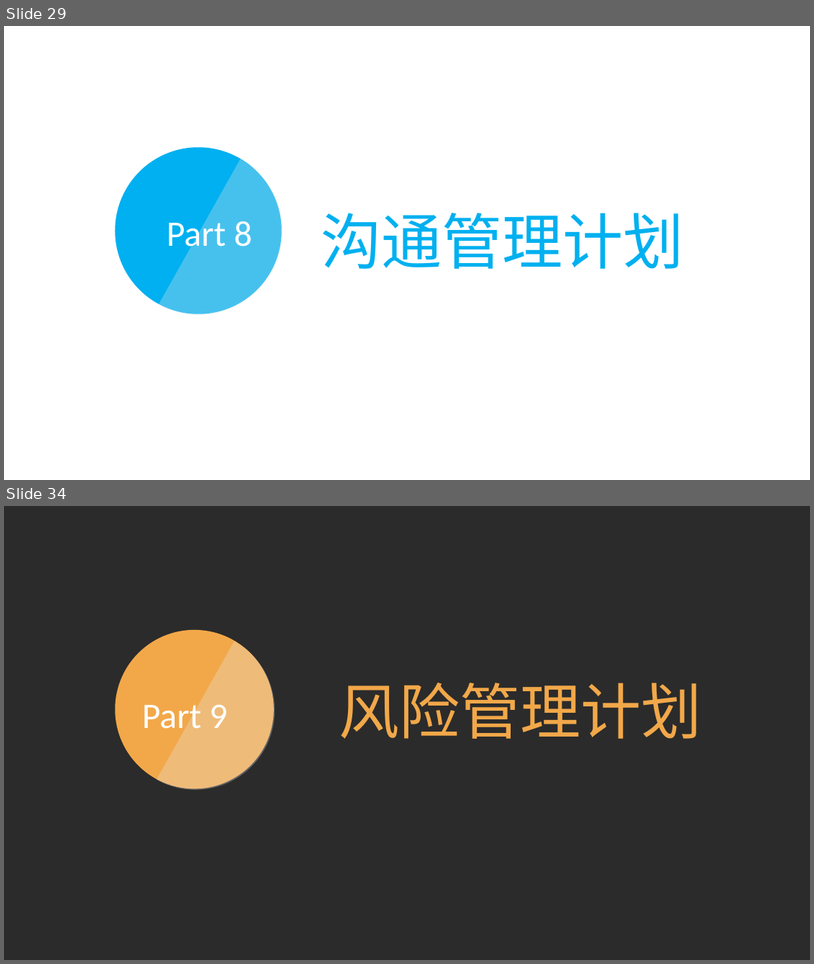
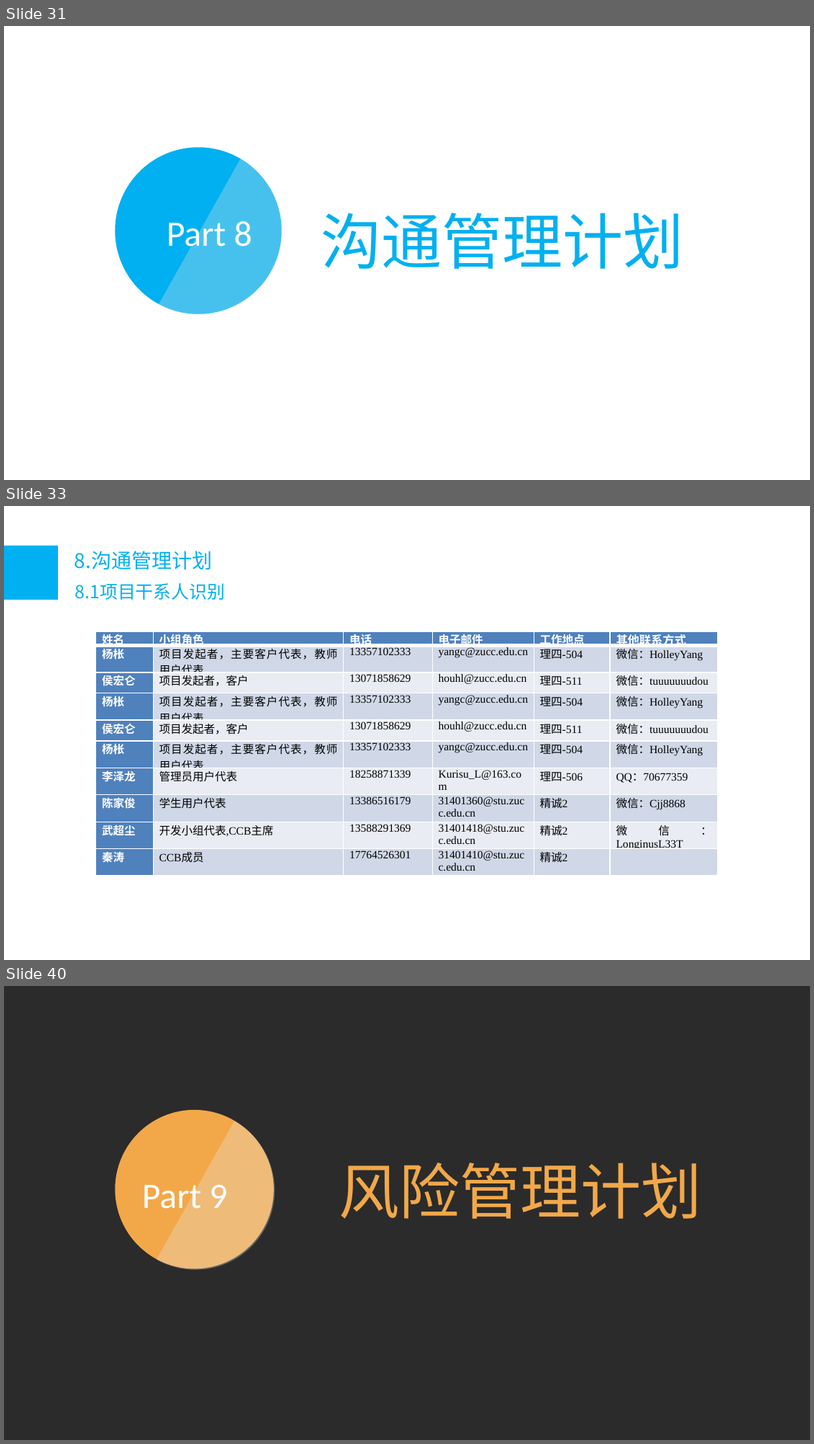
Before and after one commit to tzy502/G16, a slide deck: 需求工程计划/需求工程项目计划PPT.pptx. Shown one above the other, each under a label of ours: slides 29 and 34 before the commit, slides 31, 33 and 40 after it; the slides between them are not shown. The pictures are 814x964 and 814x1444 pixels, drawn with LibreOffice and Linux fonts; fonts in the diff are those of the drawing; background and template pictures are left out; a plain dark background stands for a picture behind light text. Boxes give left, top, right and bottom in pixels: in the first picture for what was removed or moved away, otherwise in the second. Text is boxed around its words. In the diff, an @@ line names an element or a change of style, - is before the commit and + after.

```diff
--- a/需求工程计划/需求工程项目计划PPT.pptx
+++ b/需求工程计划/需求工程项目计划PPT.pptx
@@ slide 33 added at (4, 506, 810, 960), background picture (left out) @@
@@ rectangle added at (4, 546, 58, 600), fill #00B0F0 @@
@@ text added at (75, 551, 212, 570), 18 pt, text #00B0F0 @@
+8.沟通管理计划
@@ text added at (75, 583, 225, 600), 16 pt, text #00B0F0 @@
+8.1项目干系人识别
@@ table added at (96, 631, 718, 875), 10 rows, 6 columns @@
+姓名 | 小组角色 | 电话 | 电子邮件 | 工作地点 | 其他联系方式
+杨枨 | 项目发起者，主要客户代表，教师用户代表 | 13357102333 | yangc@zucc.edu.cn | 理四-504 | 微信：HolleyYang
+侯宏仑 | 项目发起者，客户 | 13071858629 | houhl@zucc.edu.cn | 理四-511 | 微信：tuuuuuuudou
+杨枨 | 项目发起者，主要客户代表，教师用户代表 | 13357102333 | yangc@zucc.edu.cn | 理四-504 | 微信：HolleyYang
+侯宏仑 | 项目发起者，客户 | 13071858629 | houhl@zucc.edu.cn | 理四-511 | 微信：tuuuuuuudou
+杨枨 | 项目发起者，主要客户代表，教师用户代表 | 13357102333 | yangc@zucc.edu.cn | 理四-504 | 微信：HolleyYang
+李泽龙 | 管理员用户代表 | 18258871339 | Kurisu_L@163.com | 理四-506 | QQ：70677359
+陈家俊 | 学生用户代表 | 13386516179 | 31401360@stu.zucc.edu.cn | 精诚2 | 微信：Cjj8868
+武超尘 | 开发小组代表,CCB主席 | 13588291369 | 31401418@stu.zucc.edu.cn | 精诚2 | 微信：LonginusL33T
+秦涛 | CCB成员 | 17764526301 | 31401410@stu.zucc.edu.cn | 精诚2 | 
@@ what was slide 29 is now slide 31 @@
@@ what was slide 34 is now slide 40 @@
```
Also in this commit, not shown: 8 slides changed, 6 other slides added, 1 slide removed, 41 other files.
